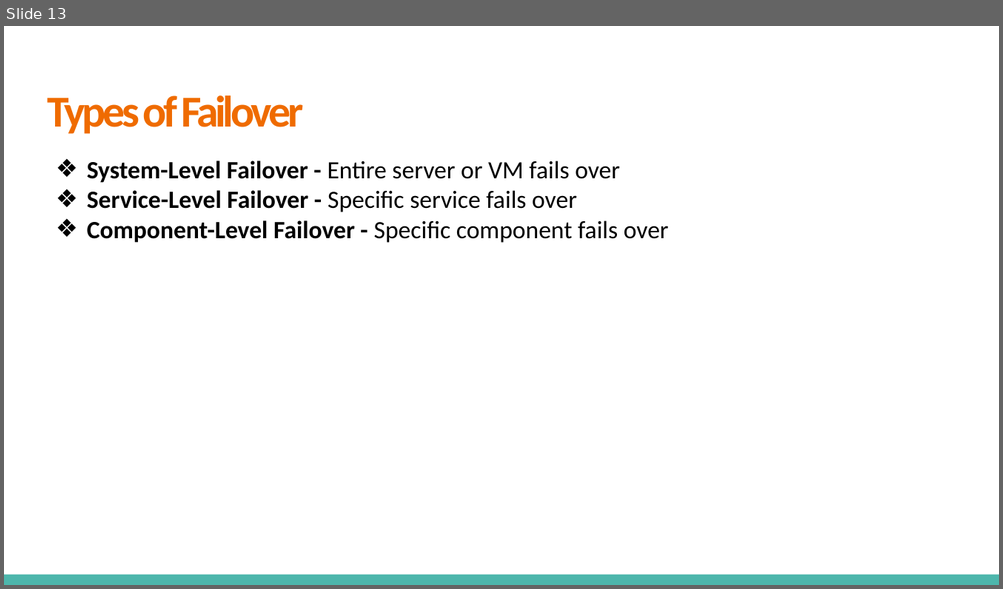
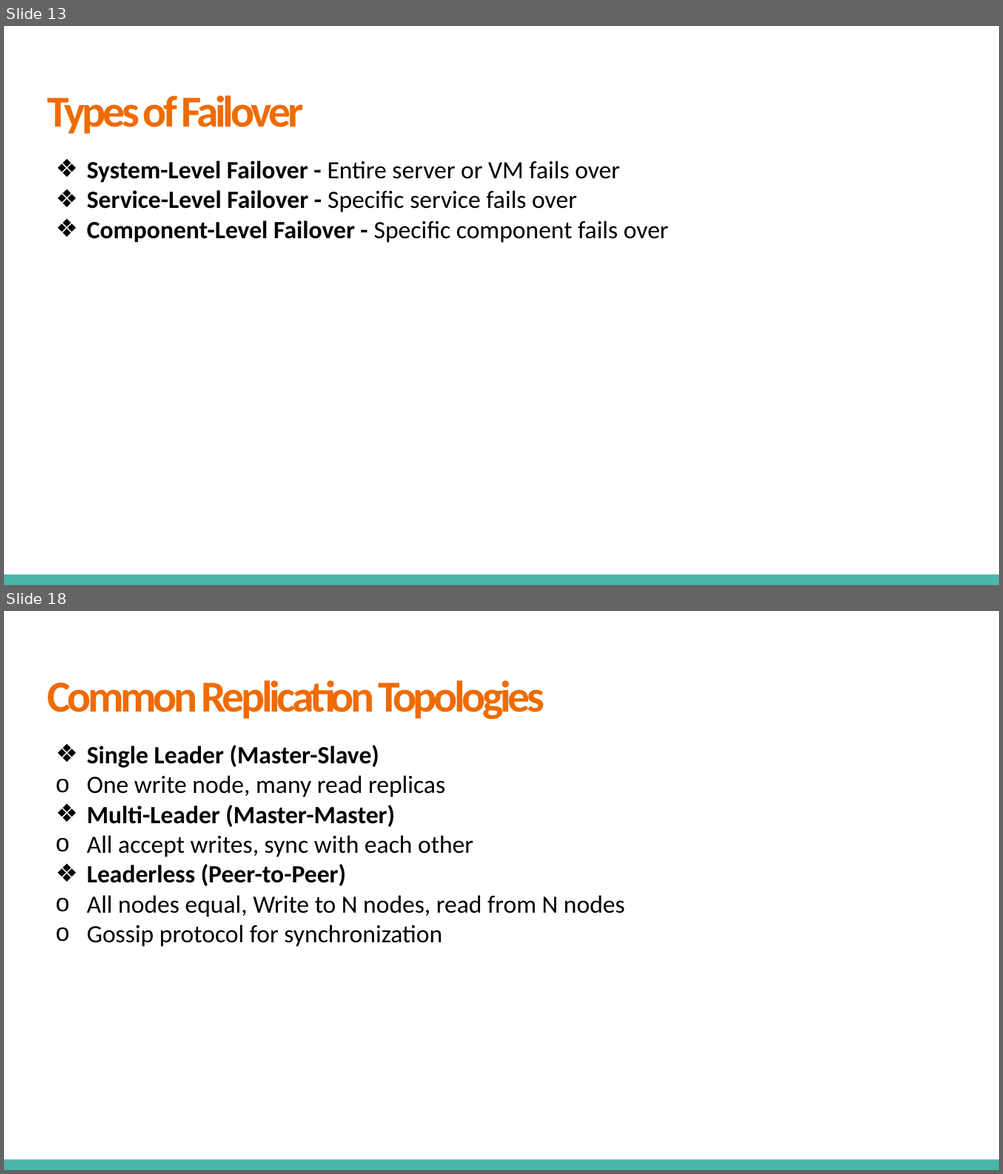
Before and after one commit to VikashChauhan51/system-design, a slide deck: High Level System Design/Fundamentals/2. Attributes of Distributed Systems/Attributes of Distributed Systems.pptx. Shown one above the other, each under a label of ours: slide 13 before the commit, slides 13 and 18 after it; the slides between them are not shown. The pictures are 1003x589 and 1003x1174 pixels, drawn with LibreOffice and Linux fonts; fonts in the diff are those of the drawing. Boxes give left, top, right and bottom in pixels: in the first picture for what was removed or moved away, otherwise in the second. Text is boxed around its words. In the diff, an @@ line names an element or a change of style, - is before the commit and + after.

```diff
--- a/High Level System Design/Fundamentals/2. Attributes of Distributed Systems/Attributes of Distributed Systems.pptx
+++ b/High Level System Design/Fundamentals/2. Attributes of Distributed Systems/Attributes of Distributed Systems.pptx
@@ slide 18 added at [4,611,999,1170], background #FFFFFF; not listed: 1 template element that a slide beside it also shows @@
@@ title added at [47,681,544,719], 32 pt, text #EF6B00, bold @@
+Common Replication Topologies
@@ text added at [87,745,625,947], 18 pt, text #000000 @@
+❖ Single Leader (Master-Slave)
+o One write node, many read replicas
+❖ Multi-Leader (Master-Master)
+o All accept writes, sync with each other
+❖ Leaderless (Peer-to-Peer)
+o All nodes equal, Write to N nodes, read from N nodes
+o Gossip protocol for synchronization
```
Also in this commit, not shown: 2 slides changed, 18 other slides added, 2 other files.
